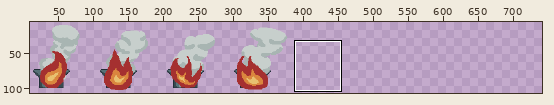
Two versions of one sprite sheet, Assets/Textures/Booster_Burning.png. The first picture is a wide view before the edit; the outline marks the close-up.
Close-up. The starting point:
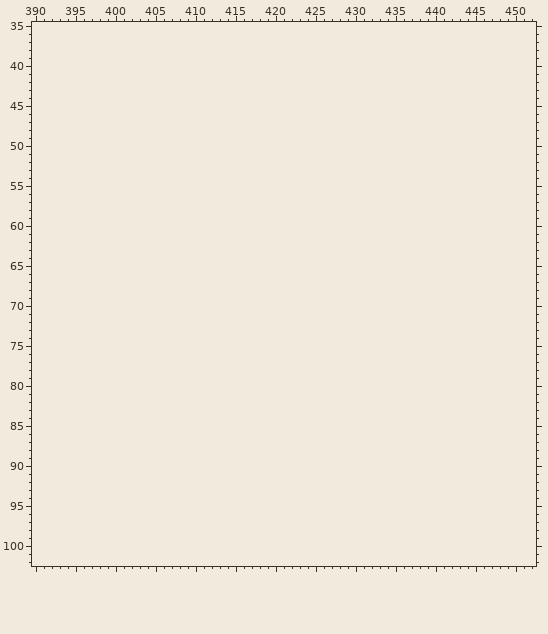
The file is 384x112 pixels. Shown: x 390..452, y 35..102. The old version is drawn lined up with the new one, on the new canvas. The wide view leaves out empty margins. The commit also changed other parts of the picture, which this record leaves out.
After:
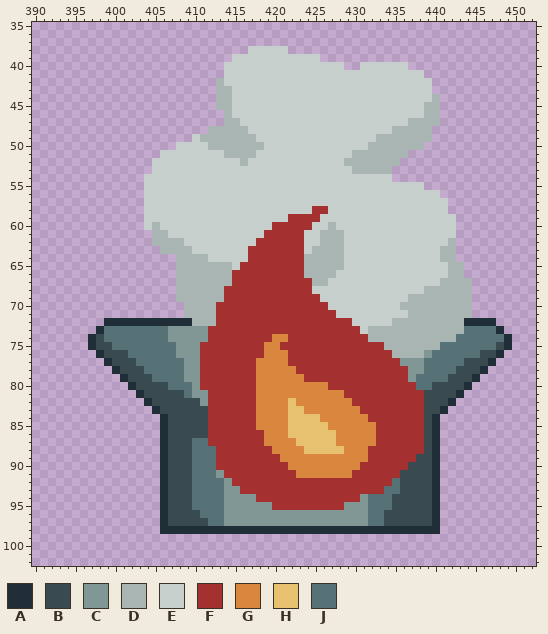
Palette (. is transparent): A #202e37  B #394a50  C #819796  D #a8b5b2  E #c7cfcc  F #a53030  G #da863e  H #e8c170  J #577277
The edit:
canvas 384x112 -> 768x112
Changed rows in their new state; - is an unchanged pixel.
first column x 397:
 38 --------------------EEEEE----------------------------
 39 ------------------EEEEEEEEEEE------------------------
 40 -----------------EEEEEEEEEEEEEEE--EEEEEE-------------
 41 -----------------EEEEEEEEEEEEEEEEEEEEEEEEE-----------
 42 ----------------DEEEEEEEEEEEEEEEEEEEEEEEEEE----------
 43 ----------------DDEEEEEEEEEEEEEEEEEEEEEEEEE----------
 44 ----------------DDEEEEEEEEEEEEEEEEEEEEEEEEED---------
 45 ----------------DDEEEEEEEEEEEEEEEEEEEEEEEEDD---------
 46 -----------------DEEEEEEEEEEEEEEEEEEEEEEEEDD---------
 47 -----------------DDEEEEEEEEEEEEEEEEEEEEEDDDD---------
 48 ---------------DDDDDEEEEEEEEEEEEEEEEEEDDDDD----------
 49 -------------EDDDDDDDEEEEEEEEEEEEEEEDDDDDDD----------
 50 -----------EEEEDDDDDDDEEEEEEEEEEEEEDDDDDDD-----------
 51 ---------EEEEEEEEDDDDEEEEEEEEEEEEDDDDDDD-------------
 52 --------EEEEEEEEEEEDEEEEEEEEEEEEDDDDDDD--------------
 53 --------EEEEEEEEEEEEEEEEEEEEEEEEEDDDDD---------------
 54 -------EEEEEEEEEEEEEEEEEEEEEEEEEEEEEEE---------------
 55 -------EEEEEEEEEEEEEEEEEEEEEEEEEEEEEEEEEEE-----------
 56 -------EEEEEEEEEEEEEEEEEEEEEEEEEEEEEEEEEEEEE---------
 57 -------EEEEEEEEEEEEEEEEEEEEEEEEEEEEEEEEEEEEEE--------
 58 -------EEEEEEEEEEEEEEEEEEEEEFFEEEEEEEEEEEEEEE--------
 59 -------EEEEEEEEEEEEEEEEEEFFFFEEEEEEEEEEEEEEEEE-------
 60 -------EDEEEEEEEEEEEEEEFFFFFEEDEEEEEEEEEEEEEEE-------
 61 --------DDEEEEEEEEEEEEFFFFFEEDDDEEEEEEEEEEEEEE-------
 62 --------DDDDEEEEEEEEEFFFFFFEEDDDEEEEEEEEEEEEED-------
 63 ---------DDDDEEEEEEEFFFFFFFEDDDDEEEEEEEEEEEEDD-------
 64 -----------DDDDEEEEEFFFFFFFDDDDDEEEEEEEEEEEEDD-------
 65 -----------DDDDDDDEFFFFFFFFDDDDDEEEEEEEEEEEEEDD------
 66 -----------DDDDDDDFFFFFFFFFDDDDEEEEEEEEEEEEEEDD------
 67 -----------DDDDDDDFFFFFFFFFFDDEEEEEEEEEEEEEEDDDD-----
 68 -----------DDDDDDFFFFFFFFFFFEEEEEEEEEEEEEEDDDDDD-----
 69 -----------DDDDDDFFFFFFFFFFFFEEEEEEEEEEEDDDDDDDD-----
 70 ------------DDDDFFFFFFFFFFFFFFEEEEEEEEEDDDDDDDDD-----
 71 ------------DDDDFFFFFFFFFFFFFFFEEEEEEEEEDDDDDDDD-----
 72 --AAAAAAAAAAADDDFFFFFFFFFFFFFFFFFEEEEEDDDDDDDDDAAAA--
 73 -AJJJJJJJJCCCCCFFFFFFFFFFFFFFFFFFFEDDDDDDDDDDDDJJJJA-
 74 ABJJJJJJJJCCCCCFFFFFFFFGGFFFFFFFFFFDDDDDDDDDDDJJJJJJA
 75 ABBJJJJJJJJCCCFFFFFFFFGGFFFFFFFFFFFFFDDDDDDDJJJJJJJBA
 76 -ABBBJJJJJJCCCFFFFFFFFGGGFFFFFFFFFFFFFDDDDCJJJJJJBBA-
 77 --ABBBJJJJJJCCFFFFFFFGGGGFFFFFFFFFFFFFFCCCJJJJJBBBA--
 78 ---ABBBJJJJJCCFFFFFFFGGGGGFFFFFFFFFFFFFFCCJJJJBBBA---
 79 ----ABBBJJJJCCFFFFFFFGGGGGGFFFFFFFFFFFFFCJJJJBBBA----
 80 -----ABBBBJJJCFFFFFFFGGGGGGGGGFFFFFFFFFFFJJBBBBA-----
 81 ------ABBBBBJCCFFFFFFGGGGGGGGGGGFFFFFFFFFFBBBBA------
 82 -------ABBBBBBCFFFFFFGGGGHGGGGGGGFFFFFFFFFBBBA-------
 83 --------ABBBBBBFFFFFFGGGGHHGGGGGGGFFFFFFFFBBA--------
 84 ---------ABBBBBFFFFFFGGGGHHHHGGGGGGFFFFFFFBA---------
 85 ---------ABBBBBFFFFFFGGGGHHHHHGGGGGGFFFFFFBA---------
 86 ---------ABBBBBFFFFFFFGGGHHHHHHGGGGGFFFFFFBA---------
 87 ---------ABBBJJFFFFFFFGGGGHHHHHGGGGGFFFFFFBA---------
 88 ---------ABBBJJJFFFFFFFGGGGHHHHHGGGFFFFFFFBA---------
 89 ---------ABBBJJJFFFFFFFFGGGGGGGGGGGFFFFFFBBA---------
 90 ---------ABBBJJJFFFFFFFFFGGGGGGGGGFFFFFFBBBA---------
 91 ---------ABBBJJJCFFFFFFFFFGGGGGGGFFFFFFBBBBA---------
 92 ---------ABBBJJJJCFFFFFFFFFFFFFFFFFFFFJBBBBA---------
 93 ---------ABBBJJJJCCFFFFFFFFFFFFFFFFFFJJBBBBA---------
 94 ---------ABBBJJJJCCCCFFFFFFFFFFFFFCJJJBBBBBA---------
 95 ---------ABBBJJJJCCCCCCFFFFFFFFFCCCJJJBBBBBA---------
 96 ---------ABBBBJJJCCCCCCCCCCCCCCCCCCJJBBBBBBA---------
 97 ---------ABBBBBJJCCCCCCCCCCCCCCCCCCJJBBBBBBA---------
 98 ---------AAAAAAAAAAAAAAAAAAAAAAAAAAAAAAAAAAA---------
